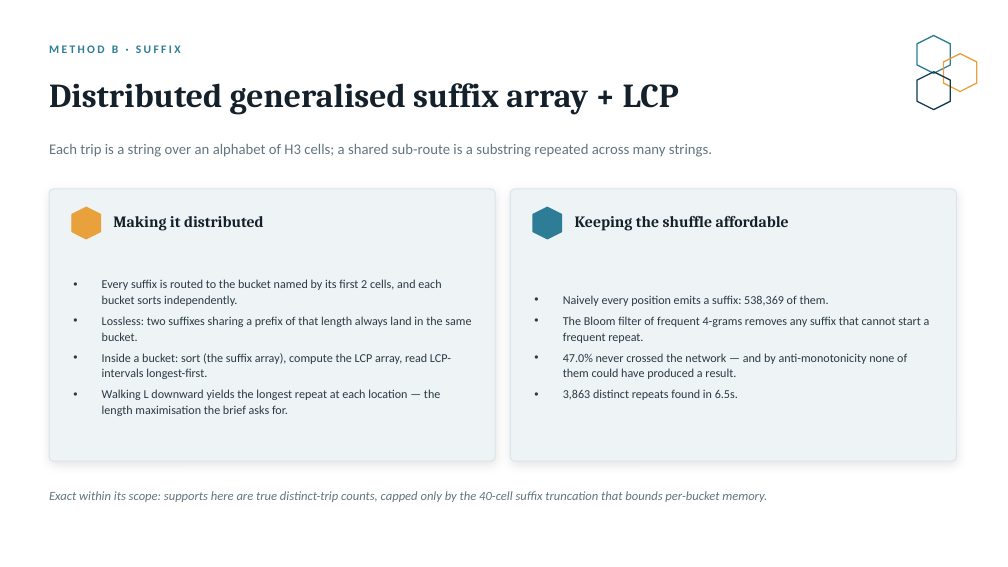
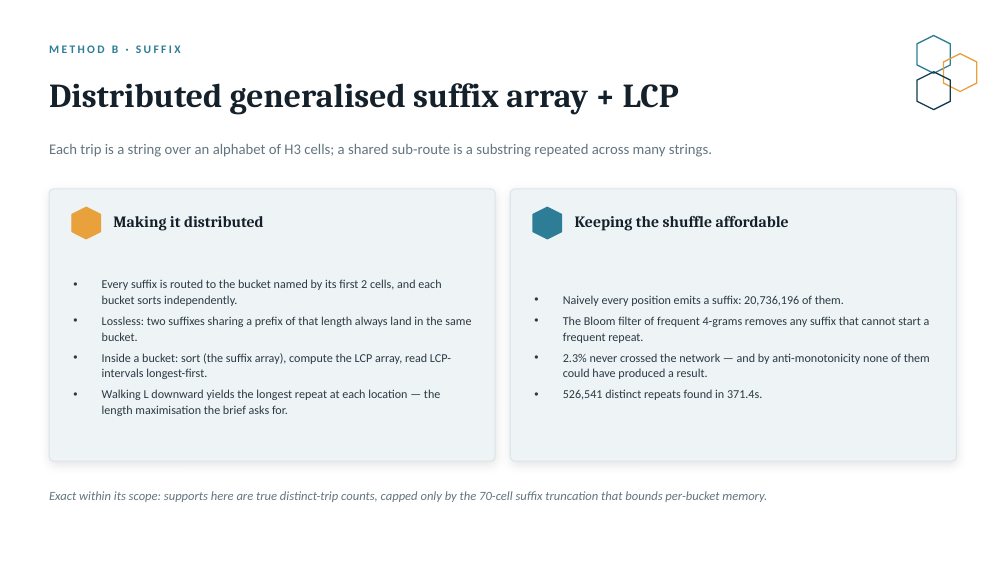
Before and after one commit to Omri5790/porto-taxi-project, a slide deck: slide 5 of output/stage3_methods_comparison.pptx. Drawn at 1008x567 pixels with LibreOffice and Linux fonts; fonts in the diff are those of the drawing. Boxes give left, top, right and bottom in pixels: in the first picture for what was removed or moved away, otherwise in the second. Text is boxed around its words. In the diff, an @@ line names an element or a change of style, - is before the commit and + after.

```diff
--- a/output/stage3_methods_comparison.pptx
+++ b/output/stage3_methods_comparison.pptx
@@ text at <box>563,295,844,306</box>: text changed @@
-• Naively every position emits a suffix: 538,369 of them.
+• Naively every position emits a suffix: 20,736,196 of them.
@@ text at <box>563,353,930,400</box>: text changed @@
-• 47.0% never crossed the network — and by anti-monotonicity none of them could have produced a result.
-• 3,863 distinct repeats found in 6.5s.
+• 2.3% never crossed the network — and by anti-monotonicity none of them could have produced a result.
+• 526,541 distinct repeats found in 371.4s.
@@ text at <box>49,491,767,502</box>: text changed @@
-Exact within its scope: supports here are true distinct-trip counts, capped only by the 40-cell suffix truncation that bounds per-bucket memory.
+Exact within its scope: supports here are true distinct-trip counts, capped only by the 70-cell suffix truncation that bounds per-bucket memory.
```
Also in this commit, not shown: 12 other slides changed, 8 other files.
